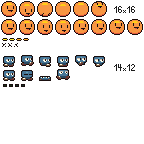
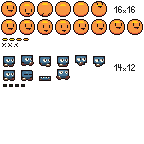
Layers edited between the first and the second (144, 144) image:
painted on "Enemy kill" over 3, 69, 69, 78
painted on "Enemy Walk" over 3, 55, 105, 64
